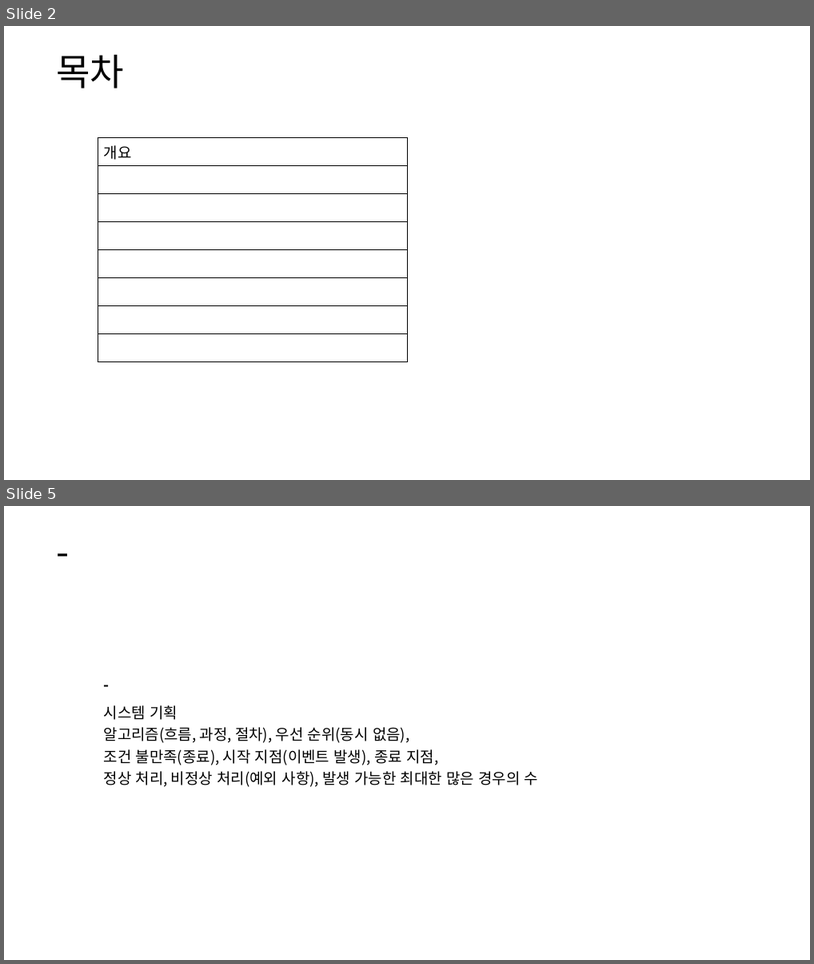
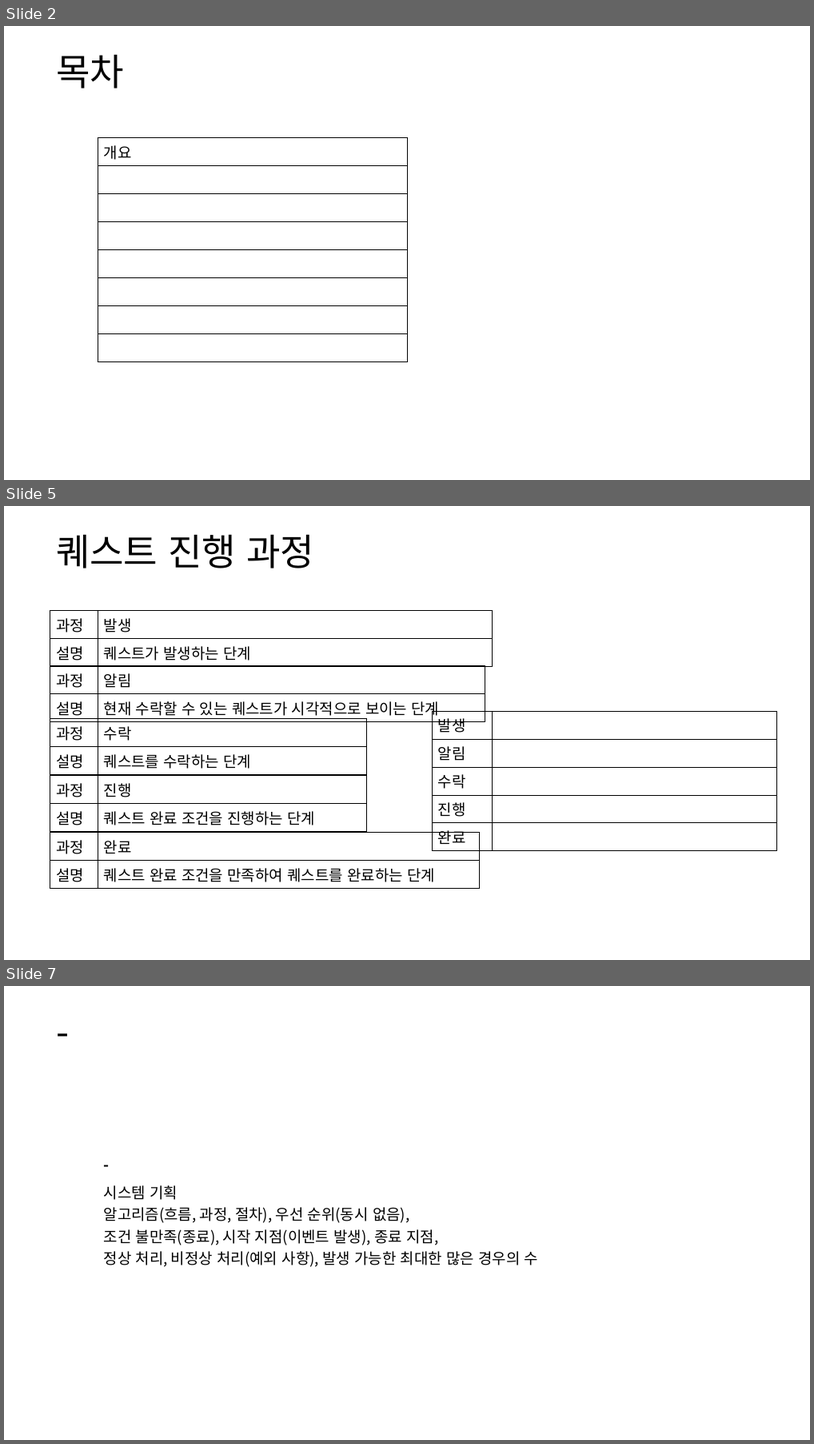
Before and after one commit to yjk0401/unityenginebasic_9th, a slide deck: 기획/방랑엽사전/퀘스트 시스템 기획서.pptx. Shown one above the other, each under a label of ours: slides 2 and 5 before the commit, slides 2, 5 and 7 after it; the slides between them are not shown. The pictures are 814x964 and 814x1444 pixels, drawn with LibreOffice and Linux fonts; fonts in the diff are those of the drawing. Boxes give left, top, right and bottom in pixels: in the first picture for what was removed or moved away, otherwise in the second. Text is boxed around its words. In the diff, an @@ line names an element or a change of style, - is before the commit and + after.

```diff
--- a/기획/방랑엽사전/퀘스트 시스템 기획서.pptx
+++ b/기획/방랑엽사전/퀘스트 시스템 기획서.pptx
@@ slide 5 added at [4, 506, 810, 960], background #FFFFFF @@
@@ text added at [56, 534, 314, 568], 44 pt, text #000000 @@
+퀘스트 진행 과정
@@ table added at [50, 611, 493, 664], 2 rows, 2 columns @@
+과정 | 발생
+설명 | 퀘스트가 발생하는 단계
@@ table added at [50, 666, 486, 722], 2 rows, 2 columns @@
+과정 | 알림
+설명 | 현재 수락할 수 있는 퀘스트가 시각적으로 보이는 단계
@@ table added at [50, 718, 366, 772], 2 rows, 2 columns @@
+과정 | 수락
+설명 | 퀘스트를 수락하는 단계
@@ table added at [432, 711, 778, 834], 5 rows, 2 columns @@
+발생 | 
+알림 | 
+수락 | 
+진행 | 
+완료 | 
@@ table added at [50, 776, 366, 885], 2 rows, 2 columns @@
+과정 | 진행
+설명 | 퀘스트 완료 조건을 진행하는 단계
@@ table added at [50, 832, 480, 885], 2 rows, 2 columns @@
+과정 | 완료
+설명 | 퀘스트 완료 조건을 만족하여 퀘스트를 완료하는 단계
@@ what was slide 5 is now slide 7 @@
```
Also in this commit, not shown: 2 slides changed, 1 other slide added, 14 other files.
